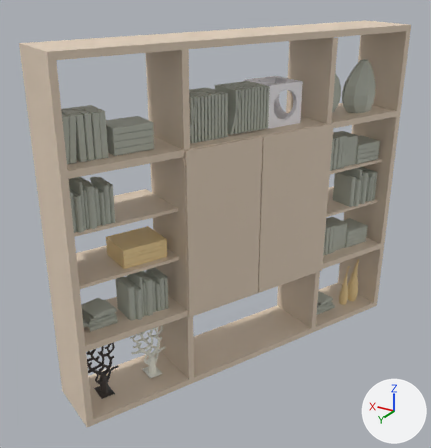
A saved change to the glTF model client/public/texture/bookshkaf.glb.
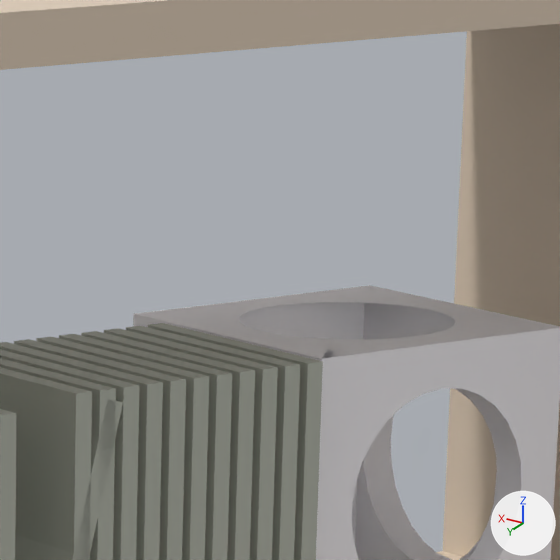
Old and new are each drawn whole from a 50 mm camera at (13.76, -31.98, 2.74) aimed at (15.6, -35.06, 1.2) and again close up on the part from 52% to 70% of the width and 8% to 25% of the height. The axes (+X, +Y, +Z) are drawn at lower right. The lights are the same throughout. Where no turn or scale is listed for an object, it has been applied to the vertices. Vertices at the same position are counted once.

In view in the first close-up: 'books_obj_03'.
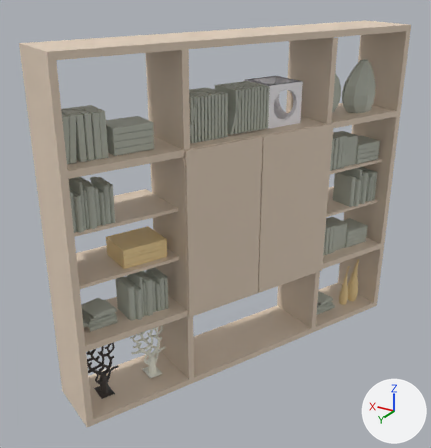
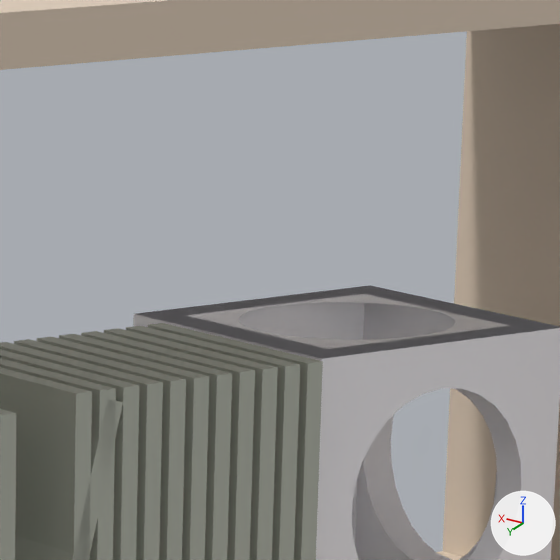
Where the newer file only moved an object's origin or applied its transform, the numbers keep the older frame.

What the commit changed:
me_mesh_050 is used by ob_books_obj_03; location (15.8745, -34.3033, 1.7937).
me_mesh_050 had 5926 vertices, 11010 faces and spanned x -1.09..0.37, y -2.07..0.34, z -1.54..0.6.
me_mesh_050 now has 5854 vertices, 10964 faces and spans x -1.09..0.37, y -2.07..0.34, z -1.54..0.6.
me_mesh_050 part 1: 28 vertices moved within x -0.98..-0.52, y -1.88..-0.87, z -1.51..0.3; 44 vertices removed from x -0.98..-0.29, y -2.07..-0.87, z -1.49..0.32; 9 vertices added at x -0.91..-0.51, y -1.81..-0.87, z -1.47..0.31.

What differs and where, as boxes [x1, y1, x2, y2] in the close-ups (560 x 560 px; the box of a moved part takes in the faces that stretch with it):
part 1 of me_mesh_050, moved or reshaped
    before: [104, 285, 560, 560]
    after: [104, 328, 278, 560]
